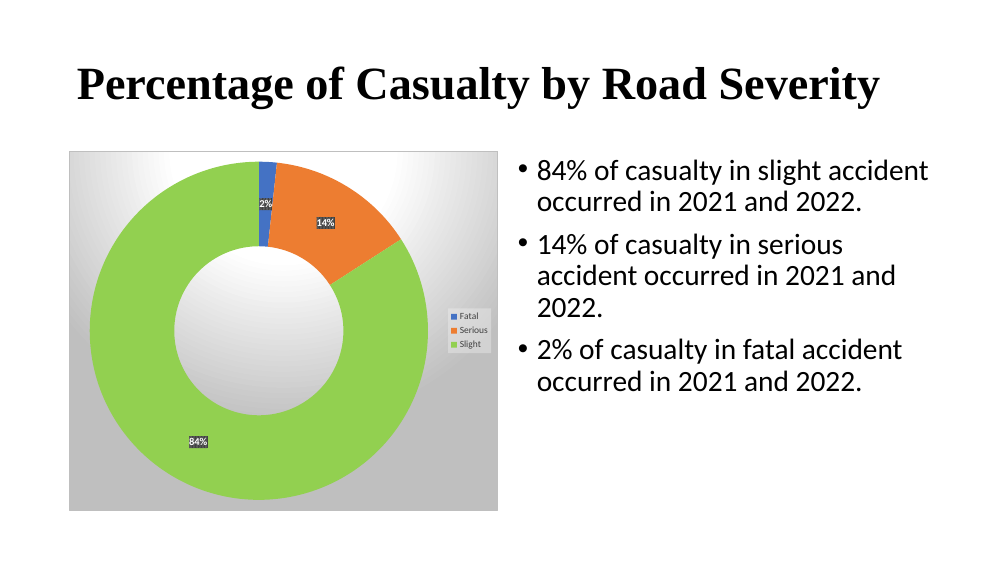
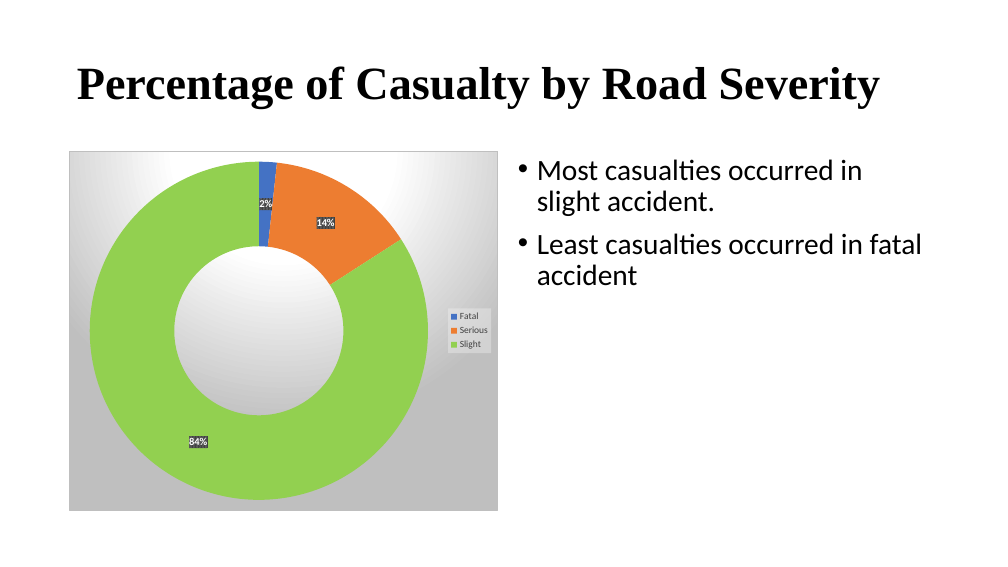
Before and after one commit to Amy2220/Amy_Projects, a slide deck: slide 8 of Road_Accident_Analysis/Road_Accident_Data.pptx. Drawn at 1008x567 pixels with LibreOffice and Linux fonts; fonts in the diff are those of the drawing. Boxes give left, top, right and bottom in pixels: in the first picture for what was removed or moved away, otherwise in the second. Text is boxed around its words. In the diff, an @@ line names an element or a change of style, - is before the commit and + after.

```diff
--- a/Road_Accident_Analysis/Road_Accident_Data.pptx
+++ b/Road_Accident_Analysis/Road_Accident_Data.pptx
@@ text at [537,159,922,286]: text changed @@
-• 84% of casualty in slight accident occurred in 2021 and 2022.
-• 14% of casualty in serious accident occurred in 2021 and 2022.
-• 2% of casualty in fatal accident occurred in 2021 and 2022.
+• Most casualties occurred in slight accident.
+• Least casualties occurred in fatal accident
```
Also in this commit, not shown: 6 other slides changed.
